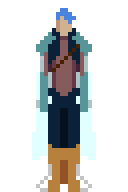
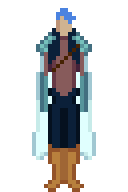
Layered file, before and after one edit (128×192). Changes by layer:
removed layer "boots" over [48, 144, 80, 192]
painted on "clothes" over [36, 32, 92, 192]
painted on "pants" over [48, 88, 80, 148]
hid "form" over [36, 32, 92, 192]
painted on "cape" over [32, 56, 96, 160]
